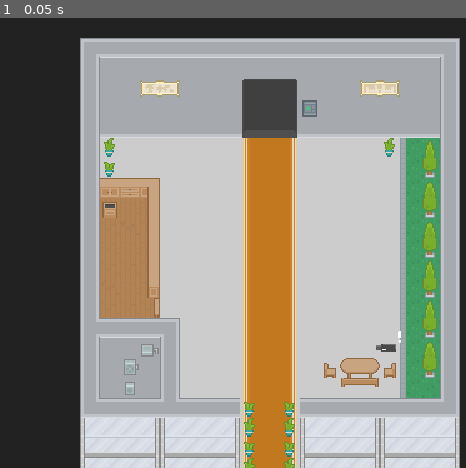
Above: before the commit, frame 1.
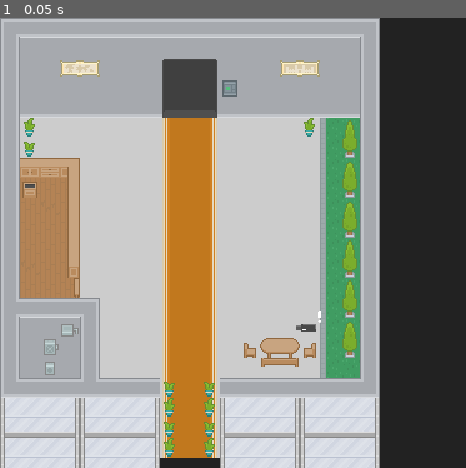
Above: after the commit, the same moment.

Repository: SilentByte/cysec-intern
Game: Godot game, scene res://scenes/world/lobby/lobby.tscn
Two runs of this game, one before a commit and one after it. Both use one fixed random seed, a clock stepped at 60 frames per second and the inputs below. This scene is started directly instead of the project's main scene.
Inputs:
- Up to frame 1 (0.05 s): no input

The runs differ from the first frame. In frame 1, 78% of the frame differs, in the area x 0-99%, y 0-100%.

Commit message:
Fix portal location issue

Diff:
--- a/scenes/world/lobby/lobby.tscn
+++ b/scenes/world/lobby/lobby.tscn
@@ -161,6 +161,7 @@
 [node name="Lobby" type="Node2D"]
 
 [node name="BaseTileMap" type="TileMap" parent="."]
+position = Vector2( -64, -16 )
 tile_set = SubResource( 1 )
 cell_size = Vector2( 16, 16 )
 cell_tile_origin = 1
@@ -168,6 +169,7 @@
 tile_data = PoolIntArray( 65540, 1, 131092, 65541, 1, 131090, 65542, 1, 131090, 65543, 1, 131090, 65544, 1, 131090, 655 …(8010 unchanged characters)…
 
 [node name="Decorations" type="TileMap" parent="."]
+position = Vector2( -64, -16 )
 tile_set = SubResource( 2 )
 cell_size = Vector2( 16, 16 )
 cell_tile_origin = 1
@@ -175,6 +177,7 @@
 tile_data = PoolIntArray( 196615, 1, 917524, 196616, 1, 917525, 196620, 3, 0, 196621, 3, 1, 196622, 3, 2, 196626, 1, 85 …(2058 unchanged characters)…
 
 [node name="OverDecorations" type="TileMap" parent="."]
+position = Vector2( -64, -16 )
 tile_set = SubResource( 2 )
 cell_size = Vector2( 16, 16 )
 cell_tile_origin = 1
@@ -182,22 +185,24 @@
 tile_data = PoolIntArray( 393221, 1, 16, 393235, 1, 16, 393237, 2, 655394, 458757, 1, 17, 458773, 2, 786463, 524309, 2, …(310 unchanged characters)…
 
 [node name="StaticBody2D" type="StaticBody2D" parent="."]
+position = Vector2( -64, -16 )
 
 [node name="CollisionPolygon2D" type="CollisionPolygon2D" parent="StaticBody2D"]
-polygon = PoolVector2Array( 192, 352, 226, 352, 226, 304, 259, 304, 259, 276, 272, 276, 272, 272, 304, 272, 304, 276, 320, 276, 320, 112, 306, 112, 306, 96, 238, 96, 238, 48, 352, 48, 352, 96, 352, 368, 192, 368 )
+polygon = PoolVector2Array( 192, 368, 226, 368, 226, 304, 259, 304, 259, 276, 272, 276, 272, 272, 304, 272, 304, 276, 320, 276, 320, 112, 306, 112, 306, 96, 238, 96, 238, 48, 352, 48, 352, 96, 352, 384, 192, 384 )
 
 [node name="CollisionPolygon2D2" type="CollisionPolygon2D" parent="StaticBody2D"]
-polygon = PoolVector2Array( 192, 320, 192, 352, 205, 352, 205, 304, 178, 304, 144, 304, 144, 240, 128, 240, 128, 128, 93, 128, 93, 96, 194, 96, 194, 48, 240, 48, 240, 32, 176, 32, 176, 80, 64, 80, 64, 320 )
+polygon = PoolVector2Array( 192, 320, 192, 368, 205, 368, 205, 304, 178, 304, 144, 304, 144, 240, 128, 240, 128, 128, 93, 128, 93, 96, 194, 96, 194, 48, 240, 48, 240, 32, 176, 32, 176, 80, 64, 80, 64, 320 )
 
 [node name="Portals" type="Node2D" parent="."]
+position = Vector2( -64, -16 )
 
 [node name="CityPortal" parent="Portals" instance=ExtResource( 3 )]
-position = Vector2( 216, 341 )
+position = Vector2( 216, 360 )
 portal_name = "LobbyPortal"
 target_scene = "res://scenes/world/city/city.tscn"
 
 [node name="Target" type="Position2D" parent="Portals/CityPortal"]
-position = Vector2( 0, -24 )
+position = Vector2( 0, -16 )
 
 [node name="OfficePortal" parent="Portals" instance=ExtResource( 3 )]
 position = Vector2( 216, 80 )
@@ -208,6 +213,7 @@
 position = Vector2( 0, 24 )
 
 [node name="Actors" type="Node2D" parent="."]
+position = Vector2( -64, -16 )
 
 [node name="USBStick" parent="Actors" instance=ExtResource( 5 )]
 position = Vector2( 309, 264 )
--- a/scenes/world/office/office.tscn
+++ b/scenes/world/office/office.tscn
@@ -272,17 +272,17 @@
 polygon = PoolVector2Array( 192, 384, 192, 304, 172, 304, 172, 288, 144, 288, 144, 304, 128, 304, 128, 288, 92, 288, 92 …(183 unchanged characters)…
 
 [node name="CollisionPolygon2D2" type="CollisionPolygon2D" parent="StaticBody2D"]
-polygon = PoolVector2Array( 240, 384, 240, 304, 280, 304, 320, 304, 320, 295, 332, 295, 332, 304, 342, 304, 342, 272, 272, 272, 272, 256, 256, 256, 256, 227, 272, 227, 272, 203, 256, 203, 256, 152, 336, 152, 336, 128, 323, 128, 323, 112, 240, 112, 240, 80, 368, 80, 368, 384 )
+polygon = PoolVector2Array( 240, 384, 240, 304, 280, 304, 324, 304, 324, 295, 332, 295, 332, 304, 342, 304, 342, 272, 272, 272, 272, 256, 256, 256, 256, 227, 272, 227, 272, 203, 256, 203, 256, 152, 336, 152, 336, 128, 323, 128, 323, 112, 240, 112, 240, 80, 368, 80, 368, 384 )
 
 [node name="Portals" type="Node2D" parent="."]
 
 [node name="LobbyPortal" parent="Portals" instance=ExtResource( 3 )]
-position = Vector2( 216, 342 )
+position = Vector2( 216, 360 )
 scale = Vector2( 4, 1 )
 portal_name = "OfficePortal"
 target_scene = "res://scenes/world/lobby/lobby.tscn"
 
 [node name="Target" type="Position2D" parent="Portals/LobbyPortal"]
-position = Vector2( 0, -24 )
+position = Vector2( 0, -16 )
 
 [node name="Actors" type="Node2D" parent="."]
